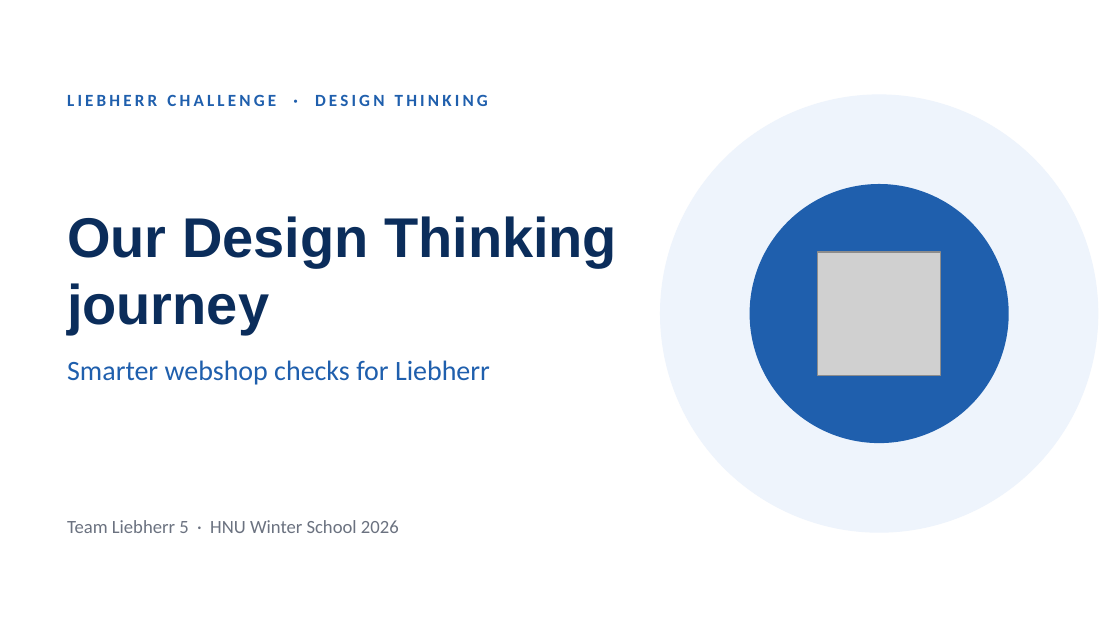
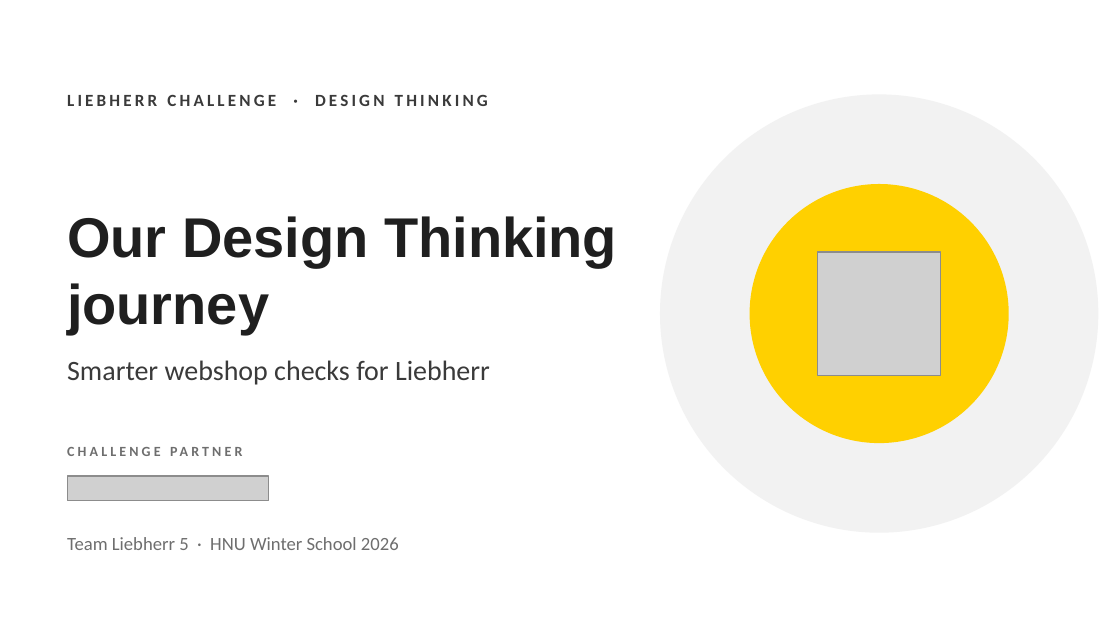
Before and after one commit to niv1999/liebherr-hackathon-2026, a slide deck: slide 1 of Liebherr5_DesignThinking_Journey.pptx. Drawn at 1120x630 pixels with LibreOffice and Linux fonts; fonts in the diff are those of the drawing; grey boxes stand for pictures. Boxes give left, top, right and bottom in pixels: in the first picture for what was removed or moved away, otherwise in the second. Text is boxed around its words. In the diff, an @@ line names an element or a change of style, - is before the commit and + after.

```diff
--- a/Liebherr5_DesignThinking_Journey.pptx
+++ b/Liebherr5_DesignThinking_Journey.pptx
@@ text "LIEBHERR CHALLENGE · DESIGN THINKING" at [67, 95, 488, 106]: text colour #1F5FAD to #3A3A3A @@
@@ ellipse at [661, 95, 1098, 532]: fill #EEF4FC to #F2F2F2; outline #EEF4FC 1 pt to #F2F2F2 1 pt @@
@@ text "Our Design Thinking journey" at [67, 216, 617, 334]: text colour #0B2D5B to #1F1F1F @@
@@ ellipse at [750, 185, 1008, 442]: fill #1F5FAD to #FFD000; outline #1F5FAD 1 pt to #FFD000 1 pt @@
@@ text "Smarter webshop checks for Liebherr" at [67, 360, 490, 385]: text colour #1F5FAD to #3A3A3A @@
@@ text added at [67, 442, 403, 470], 9 pt, text #6E6E6E, bold @@
+CHALLENGE PARTNER
@@ picture added at [67, 476, 269, 501] @@
@@ text "Team Liebherr 5 · HNU ...": place and size @@
-text "Team Liebherr 5 · HNU ..." at [67, 520, 399, 533]
+text "Team Liebherr 5 · HNU ..." at [67, 537, 399, 550]
@@ text "Team Liebherr 5 · HNU ..." at [67, 537, 399, 550]: text colour #6B7280 to #6E6E6E @@
```
Also in this commit, not shown: 17 other slides changed, 1 other file.
